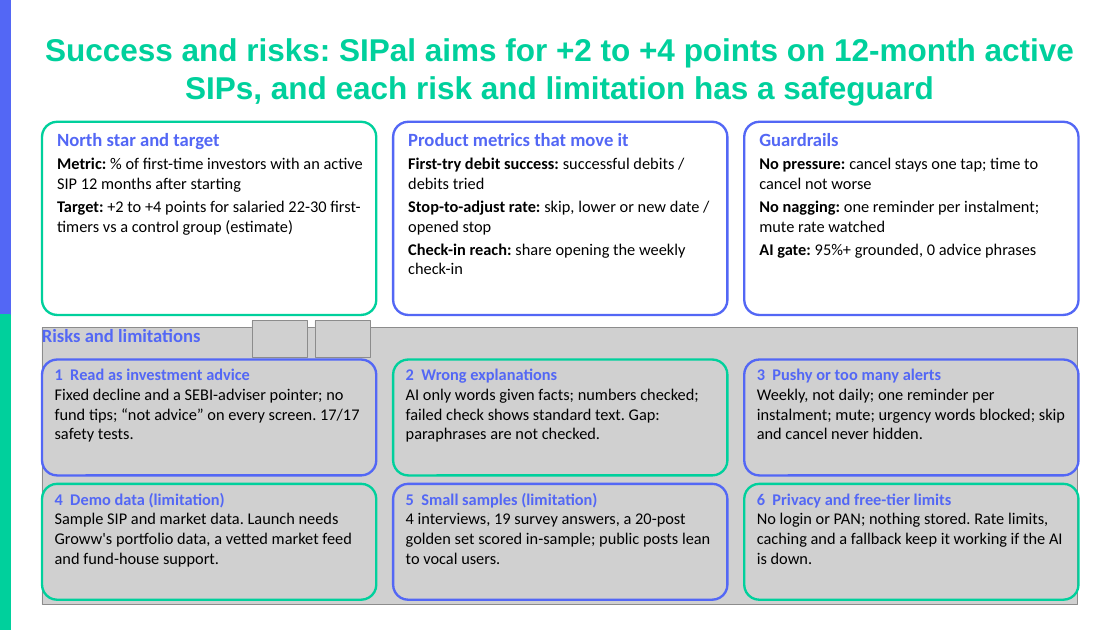
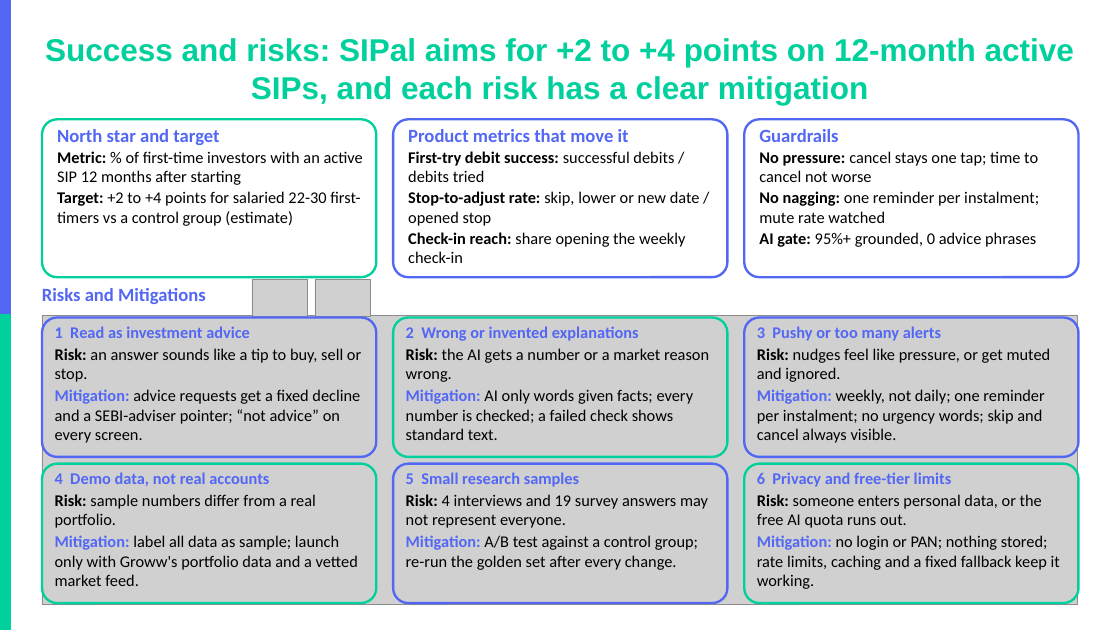
Before and after one commit to akarshita711/NEXTLEAP_GRAD_PROJECT_groww_SIP_research, a slide deck: slide 10 of deck/NL_Groww.pptx. Drawn at 1120x630 pixels with LibreOffice and Linux fonts; fonts in the diff are those of the drawing; grey boxes stand for pictures; background and template pictures are left out. Boxes give left, top, right and bottom in pixels: in the first picture for what was removed or moved away, otherwise in the second. Text is boxed around its words. In the diff, an @@ line names an element or a change of style, - is before the commit and + after.

```diff
--- a/deck/NL_Groww.pptx
+++ b/deck/NL_Groww.pptx
@@ title at bbox=[45, 38, 1074, 105]: text changed @@
-Success and risks: SIPal aims for +2 to +4 points on 12-month active SIPs, and each risk and limitation has a safeguard
+Success and risks: SIPal aims for +2 to +4 points on 12-month active SIPs, and each risk has a clear mitigation
@@ rounded rectangle: place and size @@
-rounded rectangle at bbox=[42, 122, 376, 315]
+rounded rectangle at bbox=[42, 119, 376, 277]
@@ rounded rectangle: place and size @@
-rounded rectangle at bbox=[393, 122, 728, 315]
+rounded rectangle at bbox=[393, 119, 728, 277]
@@ rounded rectangle: place and size @@
-rounded rectangle at bbox=[744, 122, 1079, 315]
+rounded rectangle at bbox=[744, 119, 1079, 277]
@@ less space between paragraphs in 3 elements at bbox=[57, 129, 363, 226], bbox=[408, 129, 700, 263], bbox=[759, 129, 1039, 247] @@
@@ text at bbox=[42, 288, 206, 304]: text changed @@
-Risks and limitations
+Risks and Mitigations
@@ picture: place and size @@
-picture at bbox=[252, 321, 308, 358]
+picture at bbox=[252, 280, 308, 317]
@@ picture: place and size @@
-picture at bbox=[315, 321, 371, 358]
+picture at bbox=[315, 280, 371, 317]
@@ picture: place and size @@
-picture at bbox=[42, 328, 1078, 605]
+picture at bbox=[42, 315, 1078, 605]
@@ rounded rectangle: place and size @@
-rounded rectangle at bbox=[42, 360, 376, 476]
+rounded rectangle at bbox=[42, 318, 376, 457]
@@ text at bbox=[55, 326, 250, 338]: more space between paragraphs @@
@@ text "1 Read as investment advice": place and size @@
-text "1 Read as investment advice" at bbox=[55, 368, 359, 442]
+text "1 Read as investment advice" at bbox=[55, 326, 361, 443]
@@ rounded rectangle: place and size @@
-rounded rectangle at bbox=[393, 360, 728, 476]
+rounded rectangle at bbox=[393, 318, 728, 457]
@@ text at bbox=[406, 326, 709, 440]: text changed @@
-2 Wrong explanations
-AI only words given facts; numbers checked; failed check shows standard text. Gap: paraphrases are not checked.
+2 Wrong or invented explanations
+Risk: the AI gets a number or a market reason wrong.
+Mitigation: AI only words given facts; every number is checked; a failed check shows standard text.
@@ proportions changed in 9 elements at bbox=[42, 464, 376, 603], bbox=[393, 464, 728, 603], bbox=[744, 464, 1079, 603], bbox=[42, 119, 376, 277], bbox=[393, 119, 728, 277], bbox=[744, 119, 1079, 277], bbox=[42, 318, 376, 457], bbox=[393, 318, 728, 457], bbox=[744, 318, 1079, 457] @@
@@ rounded rectangle: place and size @@
-rounded rectangle at bbox=[744, 360, 1079, 476]
+rounded rectangle at bbox=[744, 318, 1079, 457]
@@ text at bbox=[757, 326, 941, 341]: more space between paragraphs @@
@@ text "3 Pushy or too many ...": place and size @@
-text "3 Pushy or too many ..." at bbox=[757, 368, 1065, 439]
+text "3 Pushy or too many ..." at bbox=[757, 326, 1051, 443]
@@ text at bbox=[55, 348, 361, 443]: text changed @@
-Fixed decline and a SEBI-adviser pointer; no fund tips; “not advice” on every screen. 17/17 safety tests.
+Risk: an answer sounds like a tip to buy, sell or stop.
+Mitigation: advice requests get a fixed decline and a SEBI-adviser pointer; “not advice” on every screen.
@@ text at bbox=[757, 348, 1051, 443]: text changed @@
-Weekly, not daily; one reminder per instalment; mute; urgency words blocked; skip and cancel never hidden.
+Risk: nudges feel like pressure, or get muted and ignored.
+Mitigation: weekly, not daily; one reminder per instalment; no urgency words; skip and cancel always visible.
@@ rounded rectangle: place and size @@
-rounded rectangle at bbox=[42, 484, 376, 600]
+rounded rectangle at bbox=[42, 464, 376, 603]
@@ text at bbox=[55, 472, 358, 586]: text changed @@
-4 Demo data (limitation)
-Sample SIP and market data. Launch needs Groww's portfolio data, a vetted market feed and fund-house support.
+4 Demo data, not real accounts
+Risk: sample numbers differ from a real portfolio.
+Mitigation: label all data as sample; launch only with Groww's portfolio data and a vetted market feed.
@@ rounded rectangle: place and size @@
-rounded rectangle at bbox=[393, 484, 728, 600]
+rounded rectangle at bbox=[393, 464, 728, 603]
@@ text at bbox=[406, 472, 708, 570]: text changed @@
-5 Small samples (limitation)
-4 interviews, 19 survey answers, a 20-post golden set scored in-sample; public posts lean to vocal users.
+5 Small research samples
+Risk: 4 interviews and 19 survey answers may not represent everyone.
+Mitigation: A/B test against a control group; re-run the golden set after every change.
@@ rounded rectangle: place and size @@
-rounded rectangle at bbox=[744, 484, 1079, 600]
+rounded rectangle at bbox=[744, 464, 1079, 603]
@@ text at bbox=[757, 472, 952, 487]: more space between paragraphs @@
@@ text "6 Privacy and free-tier limits": place and size @@
-text "6 Privacy and free-tier limits" at bbox=[757, 493, 1063, 564]
+text "6 Privacy and free-tier limits" at bbox=[757, 472, 1060, 589]
@@ text at bbox=[757, 494, 1060, 589]: text changed @@
-No login or PAN; nothing stored. Rate limits, caching and a fallback keep it working if the AI is down.
+Risk: someone enters personal data, or the free AI quota runs out.
+Mitigation: no login or PAN; nothing stored; rate limits, caching and a fixed fallback keep it working.
```
Also in this commit, not shown: 2 other files.
